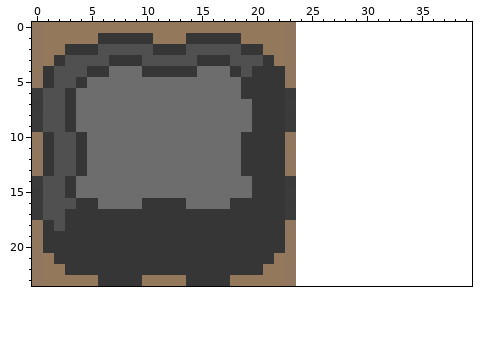
Pixel-art sprite -- src/resources/rock.png. That is the earlier state.
The file is 24x24 pixels. Colours within 5 levels of each other are drawn and written as one. The old version is drawn lined up with the new one, on the new canvas.
Once edited:
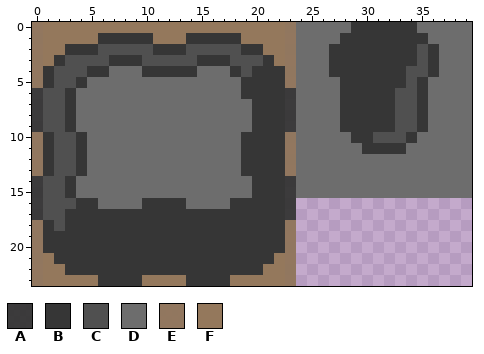
Palette (. is transparent): A #363636f5  B #363636  C #505050  D #6d6d6d  E #90755bf5  F #94785c
Diff:
{"change": "canvas 24x24 -> 40x24"}
{"y":0,"x":24,"old":"................","new":"DDDDDBBBBBBDDDDD"}
{"y":1,"x":24,"old":"................","new":"DDDDBBBBBBBBDDDD"}
{"y":2,"x":24,"old":"................","new":"DDDBBBBBBBBCBDDD"}
{"y":3,"x":24,"old":"................","new":"DDDBBBBBBBBCBDDD"}
{"y":4,"x":24,"old":"................","new":"DDDBBBBBBBCCBDDD"}
{"y":5,"x":24,"old":"................","new":"DDDDBBBBBBCBDDDD"}
{"y":6,"x":24,"old":"................","new":"DDDDBBBBBCCBDDDD"}
{"y":7,"x":24,"old":"................","new":"DDDDBBBBBCCBDDDD"}
{"y":8,"x":24,"old":"................","new":"DDDDBBBBBCCBDDDD"}
{"y":9,"x":24,"old":"................","new":"DDDDBBBBBCCBDDDD"}
{"y":10,"x":24,"old":"................","new":"DDDDDBBCCCBDDDDD"}
{"y":11,"x":24,"old":"................","new":"DDDDDDBBBBDDDDDD"}
{"y":12,"x":24,"old":"................","new":"DDDDDDDDDDDDDDDD"}
{"y":13,"x":24,"old":"................","new":"DDDDDDDDDDDDDDDD"}
{"y":14,"x":24,"old":"................","new":"DDDDDDDDDDDDDDDD"}
{"y":15,"x":24,"old":"................","new":"DDDDDDDDDDDDDDDD"}
{"label":"added","picture_box":[296,22,472,198]}
